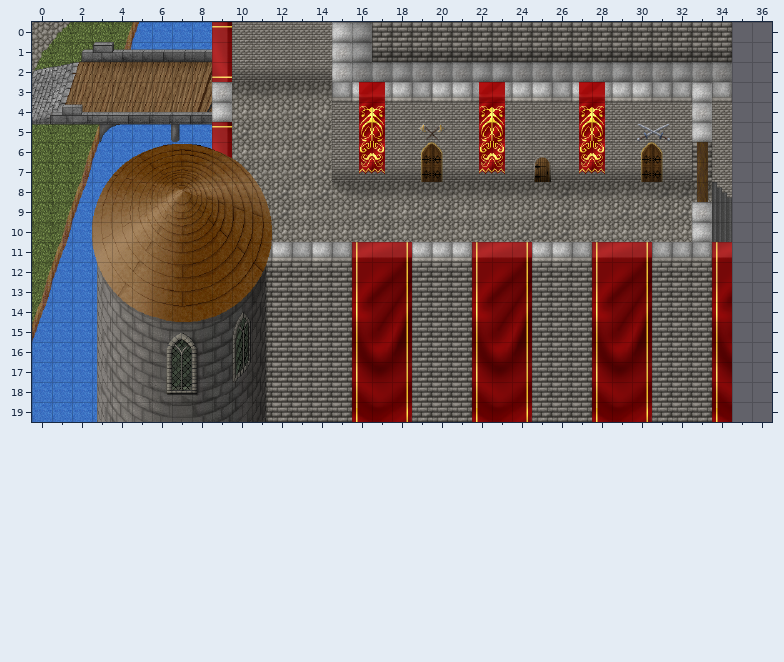
Two states of a Tiled map, Assets/Maps/chapter1.tmx. Above is the file before it was changed.
Cells are 32x32 px. Shown: x 0..36, y 0..19. The old version is drawn lined up with the new one.
Now the later version:
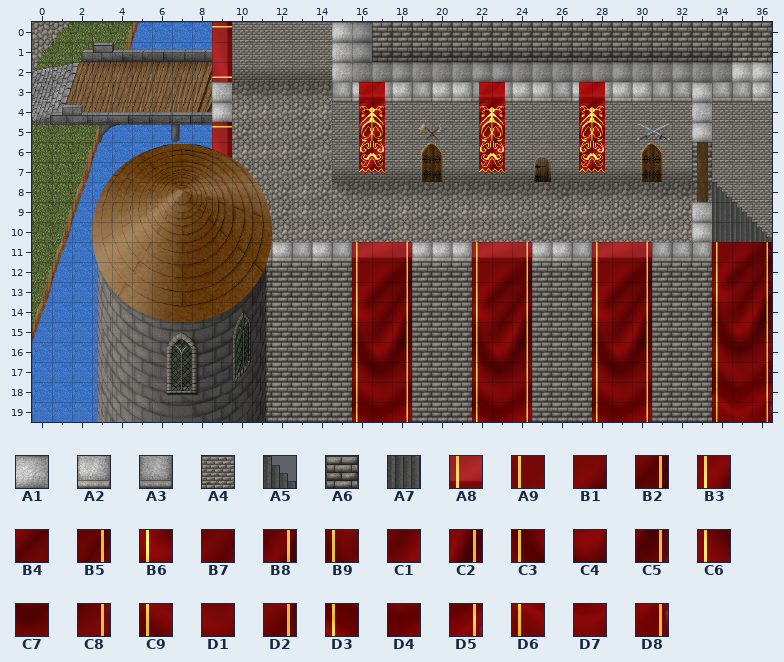
Key: from "chapter1": A1 0, A2 2, A3 3, A4 20, A5 23, A6 24, A7 43, A8 115, A9 135, B1 136, B2 137, B3 155, B4 156, B5 157, B6 175, B7 176, B8 177, B9 195, C1 196, C2 197, C3 215, C4 216, C5 217, C6 235, C7 236, C8 237, C9 255, D1 256, D2 257, D3 275, D4 276, D5 277, D6 295, D7 296, D8 297.
__ is an empty cell.
Log entry: Extend the chapter 1 map to the east two squares.
Changes in this commit:
{"change": "map size 35x20 -> 37x20 cells"}
{"where": "layer \"Inner Walls\""}
{"y":0,"x":35,"old":"__ __","new":"A6 A6"}
{"y":1,"x":35,"old":"__ __","new":"A6 A6"}
{"y":2,"x":35,"old":"__ __","new":"A1 A1"}
{"y":3,"x":35,"old":"__ __","new":"A3 A2"}
{"y":4,"x":35,"old":"__ __","new":"A4 A4"}
{"y":5,"x":35,"old":"__ __","new":"A4 A4"}
{"y":6,"x":35,"old":"__ __","new":"A4 A4"}
{"y":7,"x":35,"old":"__ __","new":"A4 A4"}
{"y":8,"x":35,"old":"__ __","new":"A4 A4"}
{"y":9,"x":35,"old":"__ __","new":"A4 A4"}
{"y":10,"x":36,"old":"__","new":"A4"}
{"where": "layer \"Outer Walls\""}
{"y":9,"x":35,"old":"__","new":"A5"}
{"y":10,"x":35,"old":"__ __","new":"A7 A5"}
{"where": "layer \"Outer Wall Props\""}
{"y":11,"x":34,"old":"A8 __ __","new":"A9 B1 B2"}
{"y":12,"x":34,"old":"A9 __ __","new":"B3 B4 B5"}
{"y":13,"x":34,"old":"B3 __ __","new":"B6 B7 B8"}
{"y":14,"x":34,"old":"B6 __ __","new":"B9 C1 C2"}
{"y":15,"x":34,"old":"B9 __ __","new":"C3 C4 C5"}
{"y":16,"x":34,"old":"C3 __ __","new":"C6 C7 C8"}
{"y":17,"x":34,"old":"C6 __ __","new":"C9 D1 D2"}
{"y":18,"x":34,"old":"C9 __ __","new":"D3 D4 D5"}
{"y":19,"x":34,"old":"D3 __ __","new":"D6 D7 D8"}
